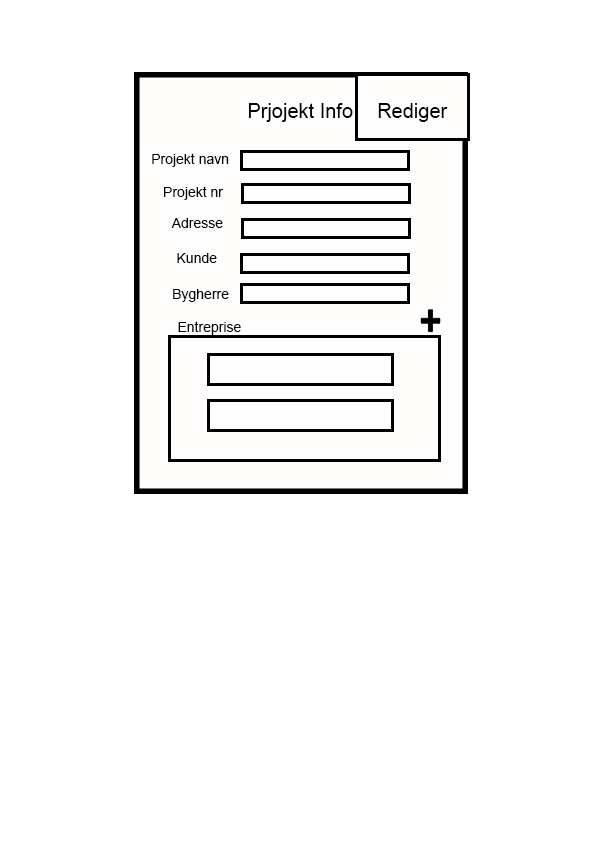
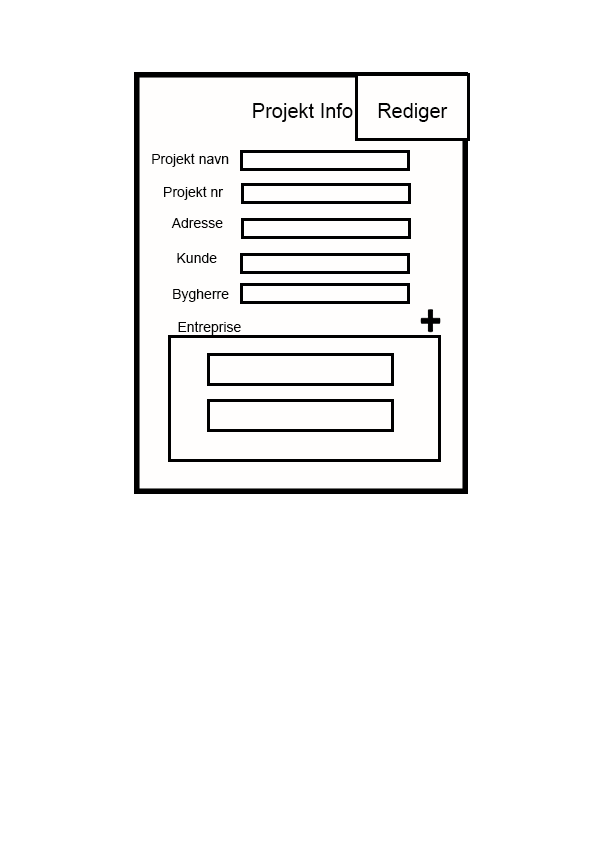
Comparing the layer stacks of the two w=595, h=842 images. Changes:
renamed "Prjojekt Info" to "Projekt Info", painted on it over left=248, top=103, right=272, bottom=122
